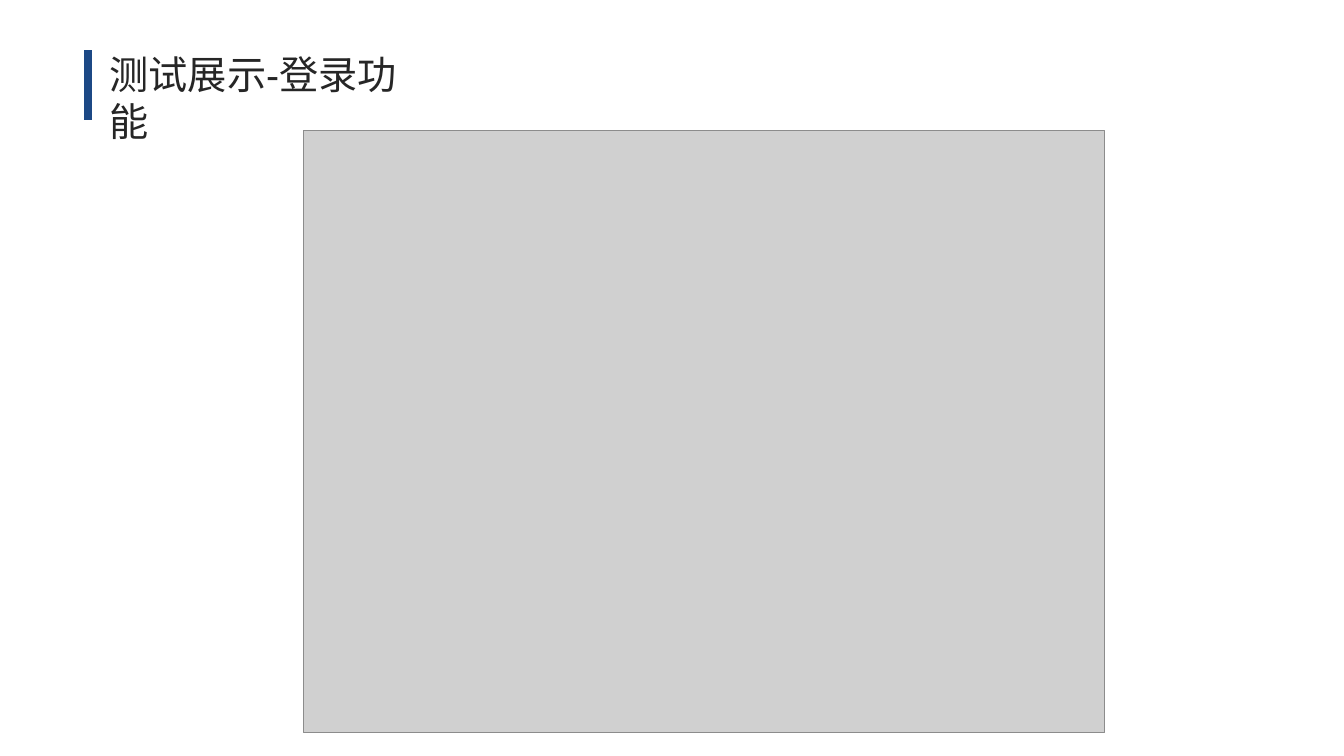
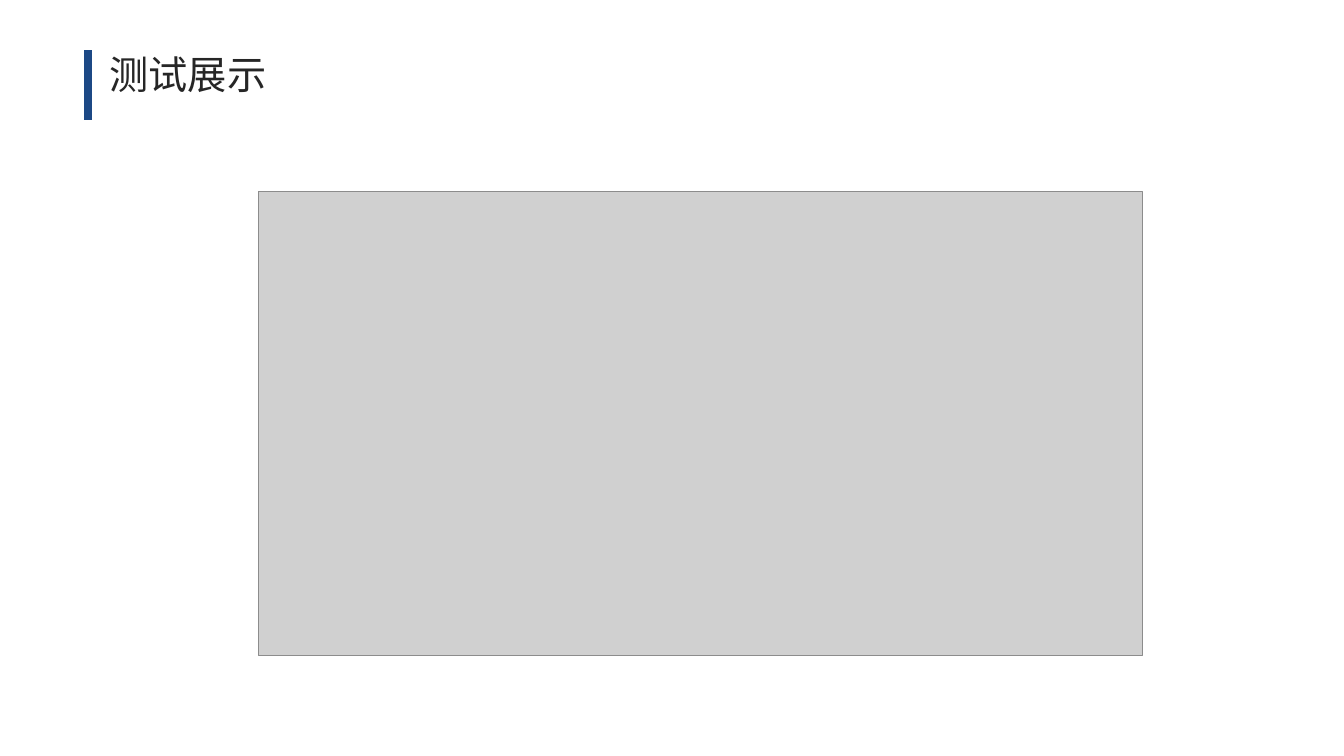
Before and after one commit to liushaoyi1996/lunwen, a slide deck: slide 17 of PPT/yuangong.pptx (slide 18 before the commit). Drawn at 1344x756 pixels with LibreOffice and Linux fonts; fonts in the diff are those of the drawing; grey boxes stand for pictures. Boxes give left, top, right and bottom in pixels: in the first picture for what was removed or moved away, otherwise in the second. Text is boxed around its words. In the diff, an @@ line names an element or a change of style, - is before the commit and + after.

```diff
--- a/PPT/yuangong.pptx
+++ b/PPT/yuangong.pptx
@@ text at <box>110,56,267,92</box>: text changed @@
-测试展示-登录功能
+测试展示
@@ picture: place and size @@
-picture at <box>303,130,1105,733</box>
+picture at <box>258,192,1142,656</box>
```
Also in this commit, not shown: 6 other slides changed, 3 slides added, 4 slides removed, 2 other files.
